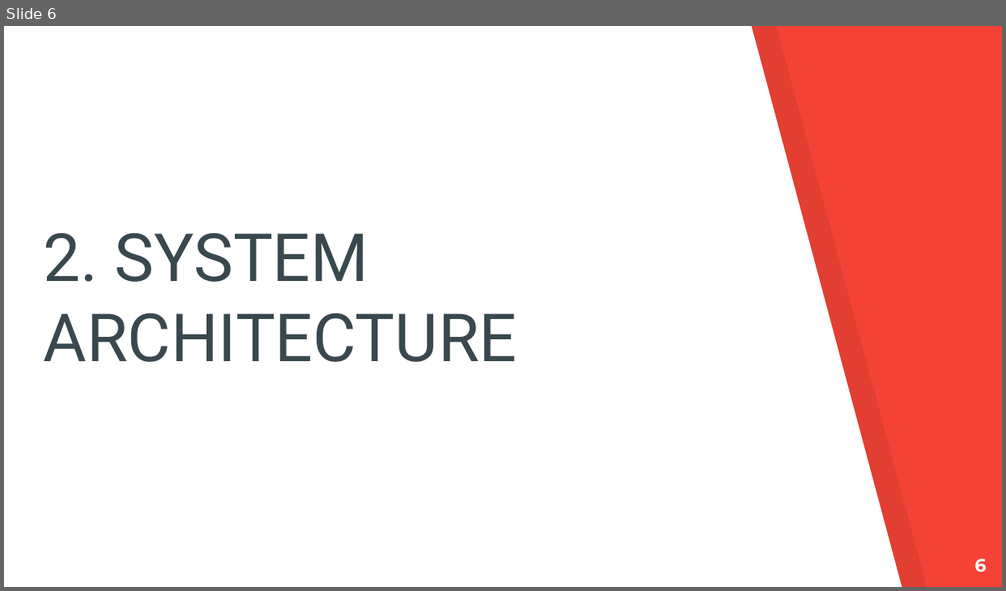
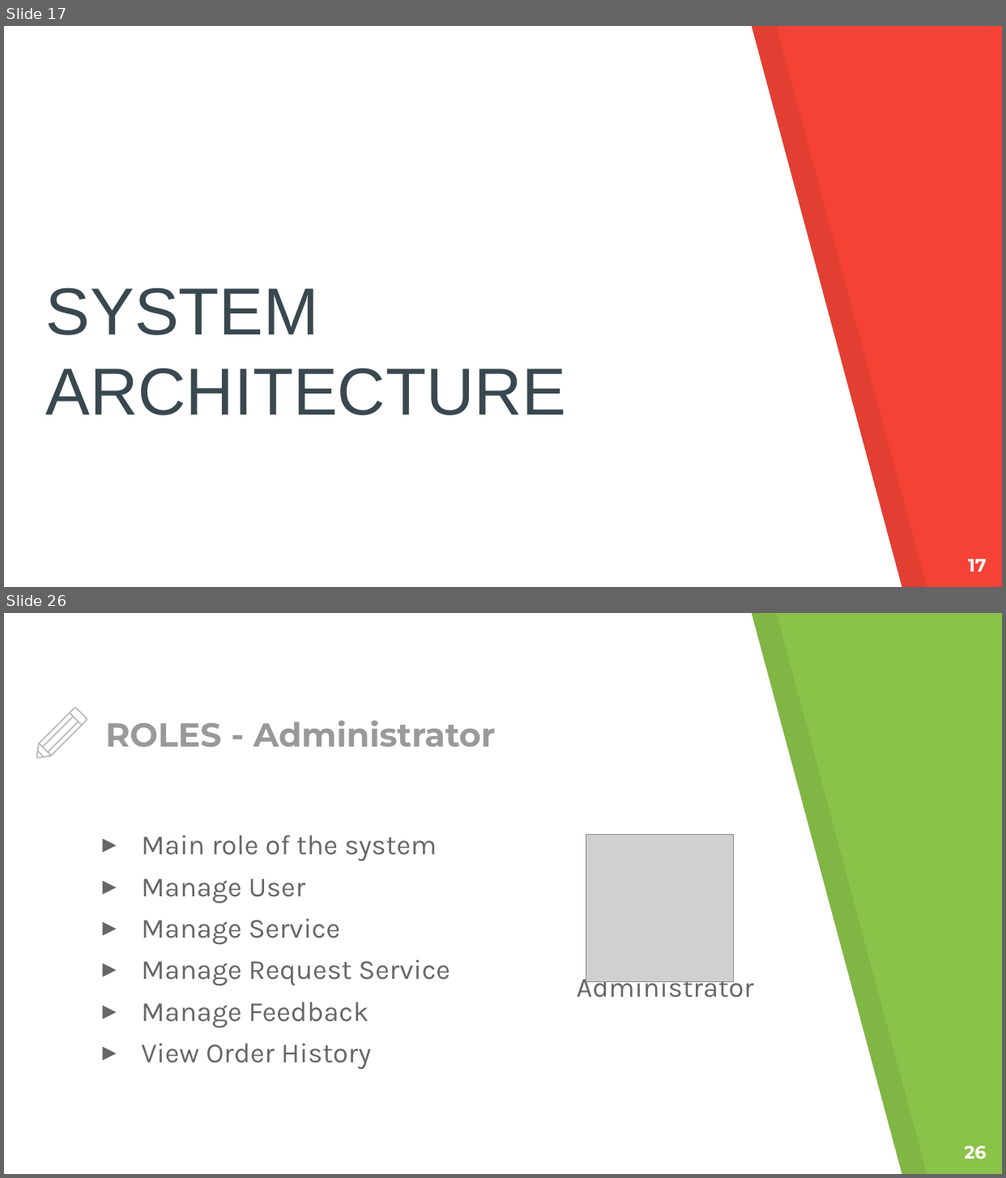
Before and after one commit to huukhang20/SWP391, a slide deck: Documents/pp_miniCap.pptx. Shown one above the other, each under a label of ours: slide 6 before the commit, slides 17 and 26 after it; the slides between them are not shown. The pictures are 1006x591 and 1006x1178 pixels, drawn with LibreOffice and Linux fonts; fonts in the diff are those of the drawing; grey boxes stand for pictures. Boxes give left, top, right and bottom in pixels: in the first picture for what was removed or moved away, otherwise in the second. Text is boxed around its words. In the diff, an @@ line names an element or a change of style, - is before the commit and + after.

```diff
--- a/Documents/pp_miniCap.pptx
+++ b/Documents/pp_miniCap.pptx
@@ slide 26 added at [4, 613, 1002, 1174], background #8BC34A; not listed: 2 template elements that a slide beside it also shows @@
@@ title added at [105, 721, 496, 747], 24 pt, text #999999, bold @@
+ROLES - Administrator
@@ group added at [37, 708, 87, 759]: 6 freeform shapes @@
@@ text added at [141, 835, 450, 1070], 20 pt, text #666666 @@
+▸ Main role of the system
+▸ Manage User
+▸ Manage Service
+▸ Manage Request Service
+▸ Manage Feedback
+▸ View Order History
@@ picture added at [586, 835, 734, 982] @@
@@ text added at [577, 973, 754, 998], 20 pt, text #666666 @@
+Administrator
@@ page number added at [964, 1146, 986, 1159], 13 pt, text #FFFFFF, bold @@
+26
@@ what was slide 6 is now slide 17 @@
@@ slide 17 changed as well @@
@@ title at [46, 288, 567, 416]: text changed; font Roboto to Arial @@
-2. SYSTEM ARCHITECTURE
+SYSTEM ARCHITECTURE
@@ page number at [968, 559, 986, 572]: text changed @@
-6
+17
```
Also in this commit, not shown: 6 other slides changed, 27 other slides added, 3 slides removed, 1 other file.
